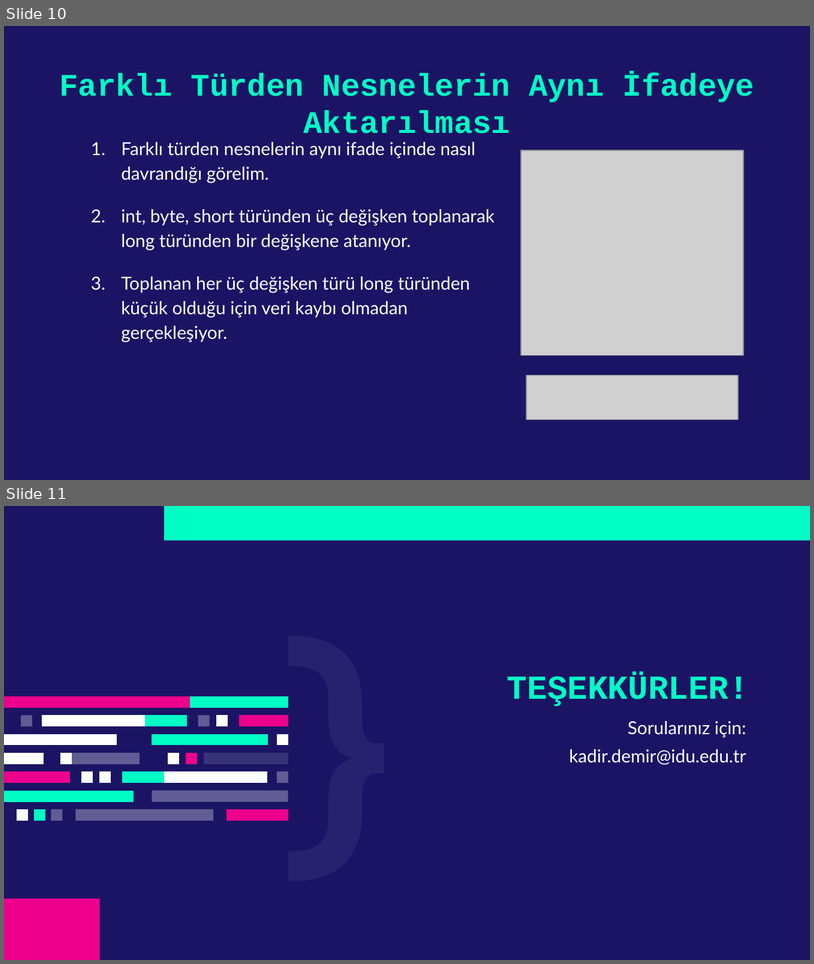
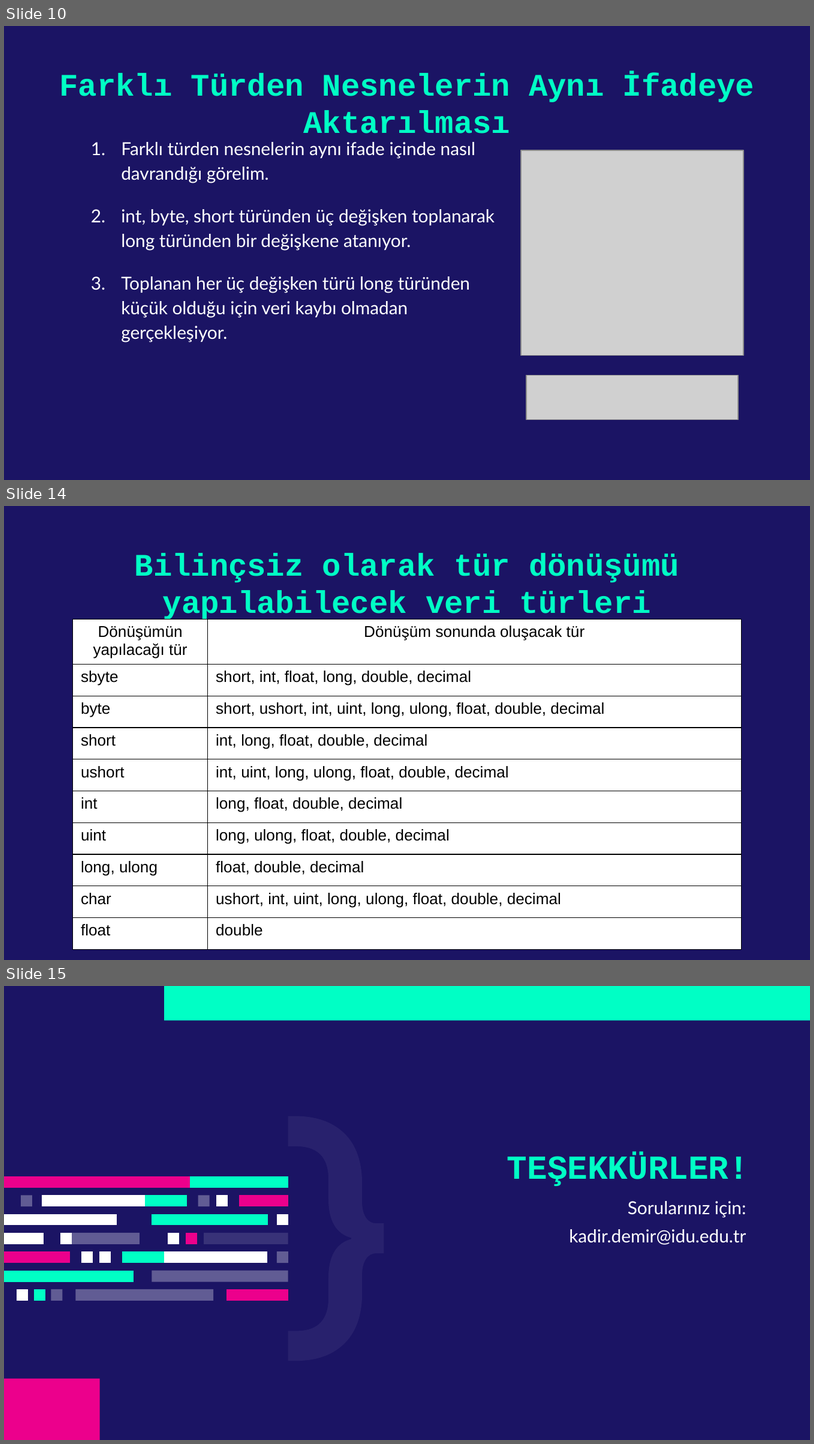
Before and after one commit to kadirdemir/C-Sharp-2022, a slide deck: Tür Dönüşümü.pptx. Shown one above the other, each under a label of ours: slides 10 and 11 before the commit, slides 10, 14 and 15 after it; the slides between them are not shown. The pictures are 814x964 and 814x1444 pixels, drawn with LibreOffice and Linux fonts; fonts in the diff are those of the drawing; grey boxes stand for pictures. Boxes give left, top, right and bottom in pixels: in the first picture for what was removed or moved away, otherwise in the second. Text is boxed around its words. In the diff, an @@ line names an element or a change of style, - is before the commit and + after.

Commit message:
Tür dönüşümü sunumu güncellendi

```diff
--- a/Tür Dönüşümü.pptx
+++ b/Tür Dönüşümü.pptx
@@ slide 14 added at <box>4,506,810,960</box>, background #1B1464 @@
@@ title added at <box>135,553,680,622</box>, 28 pt, text #00FFC5, bold @@
+Bilinçsiz olarak tür dönüşümü yapılabilecek veri türleri
@@ table added at <box>72,619,741,949</box>, 10 rows, 2 columns @@
+Dönüşümün yapılacağı tür | Dönüşüm sonunda oluşacak tür
+sbyte | short, int, float, long, double, decimal
+byte | short, ushort, int, uint, long, ulong, float, double, decimal
+short | int, long, float, double, decimal
+ushort | int, uint, long, ulong, float, double, decimal
+int | long, float, double, decimal
+uint | long, ulong, float, double, decimal
+long, ulong | float, double, decimal
+char | ushort, int, uint, long, ulong, float, double, decimal
+float | double
@@ what was slide 11 is now slide 15 @@
```
Also in this commit, not shown: 3 other slides added.
